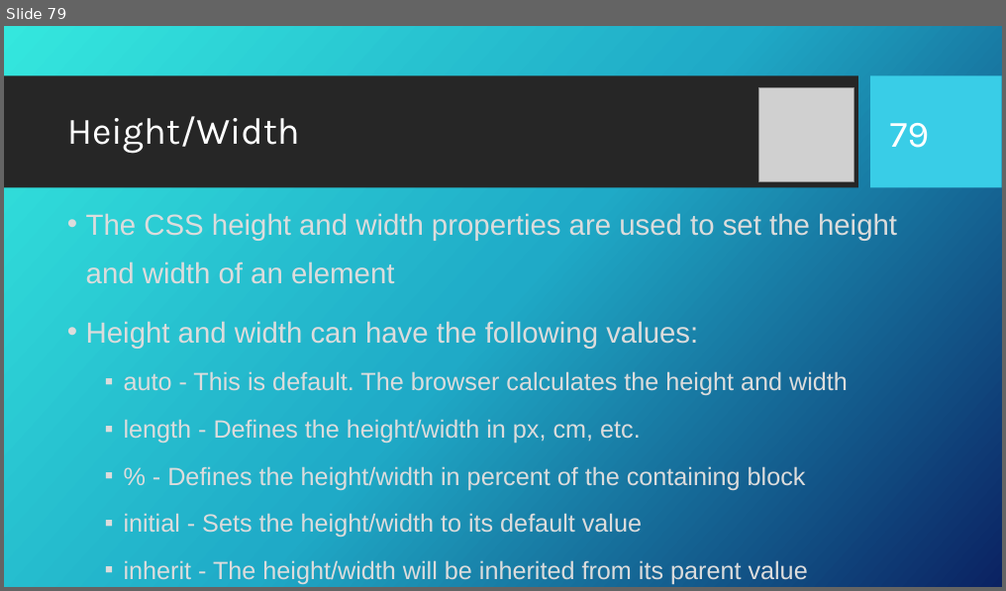
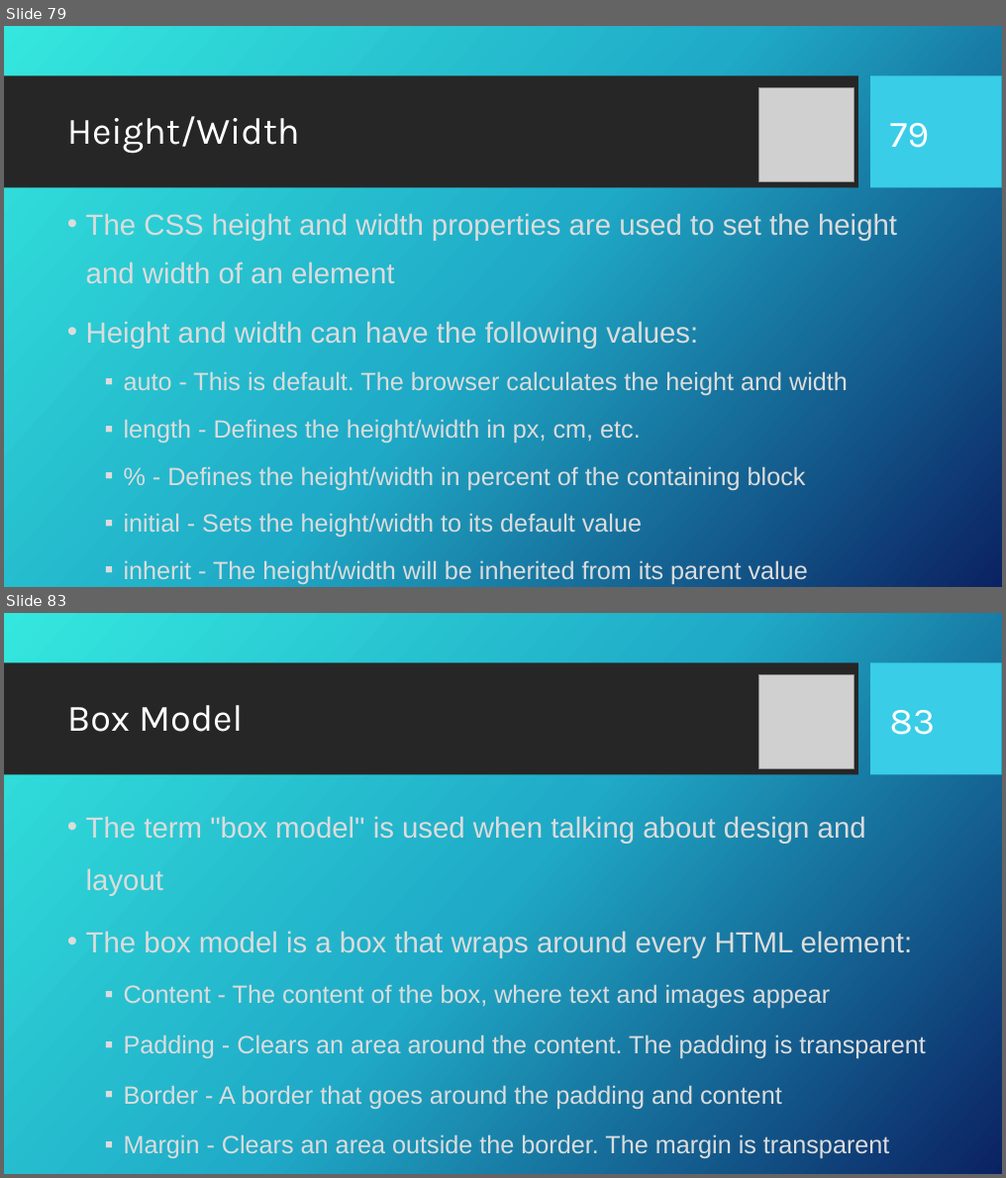
Before and after one commit to KurtAbraham/CS451, a slide deck: CS 451-KAbraham-Internet Technologies Tutorials.pptx. Shown one above the other, each under a label of ours: slide 79 before the commit, slides 79 and 83 after it; the slides between them are not shown. The pictures are 1006x591 and 1006x1178 pixels, drawn with LibreOffice and Linux fonts; fonts in the diff are those of the drawing; grey boxes stand for pictures; background and template pictures are left out. Boxes give left, top, right and bottom in pixels: in the first picture for what was removed or moved away, otherwise in the second. Text is boxed around its words. In the diff, an @@ line names an element or a change of style, - is before the commit and + after.

```diff
--- a/CS 451-KAbraham-Internet Technologies Tutorials.pptx
+++ b/CS 451-KAbraham-Internet Technologies Tutorials.pptx
@@ slide 83 added at (4,613,1002,1174), background picture (left out); not listed: 2 template elements that a slide beside it also shows @@
@@ picture added at (759,674,853,768) @@
@@ title added at (67,705,243,732), 36 pt, text #FFFFFF @@
+Box Model
@@ page number added at (890,710,936,735), 36 pt, text #FFFFFF @@
+83
@@ text added at (86,816,925,1159), 24 pt, text #DCDCDC @@
+• The term "box model" is used when talking about design and layout
+• The box model is a box that wraps around every HTML element:
+  ▪ Content - The content of the box, where text and images appear
+  ▪ Padding - Clears an area around the content. The padding is transparent
+  ▪ Border - A border that goes around the padding and content
+  ▪ Margin - Clears an area outside the border. The margin is transparent
```
Also in this commit, not shown: 1 slide changed, 46 other slides added, 1 other file.
